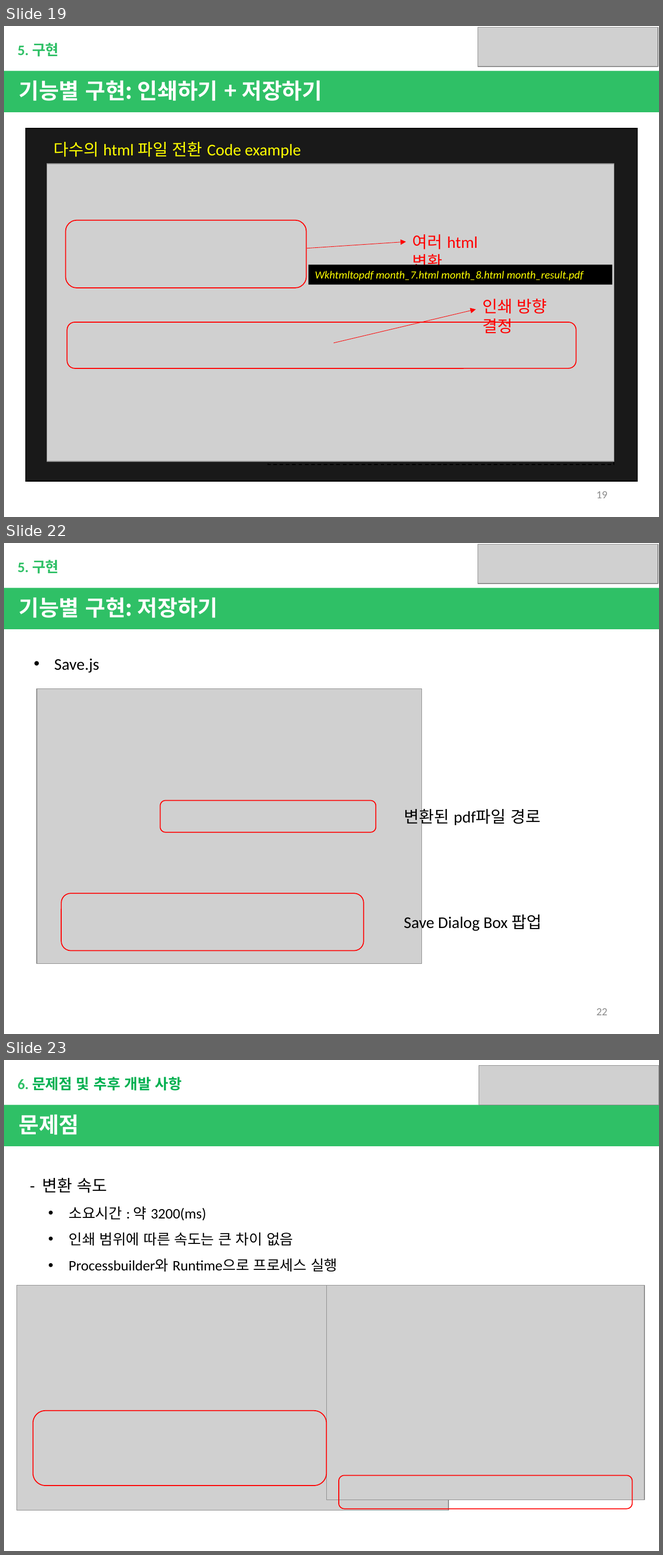
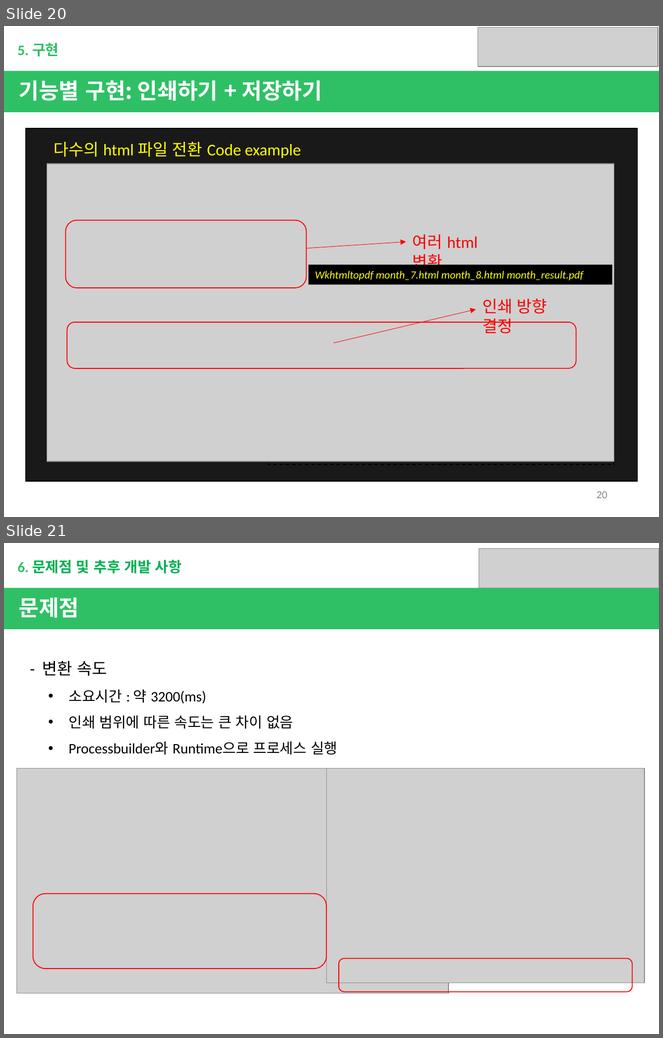
Before and after one commit to lwoody/HtmltoPdf, a slide deck: prototype.pptx. Shown one above the other, each under a label of ours: slides 19, 22 and 23 before the commit, slides 20 and 21 after it; the slides between them are not shown. The pictures are 663x1555 and 663x1038 pixels, drawn with LibreOffice and Linux fonts; fonts in the diff are those of the drawing; grey boxes stand for pictures. Boxes give left, top, right and bottom in pixels: in the first picture for what was removed or moved away, otherwise in the second. Text is boxed around its words. In the diff, an @@ line names an element or a change of style, - is before the commit and + after.

```diff
--- a/prototype.pptx
+++ b/prototype.pptx
@@ slide 22 removed at [4, 543, 659, 1034], background #FFFFFF @@
@@ picture removed at [478, 545, 659, 584] @@
@@ text removed at [18, 560, 59, 574] @@
-5. 구현
@@ rectangle removed at [4, 588, 659, 629] @@
@@ text removed at [19, 597, 218, 618] @@
-기능별 구현: 저장하기
@@ text removed at [54, 658, 99, 673] @@
-• Save.js
@@ picture removed at [37, 689, 422, 964] @@
@@ rounded rectangle removed at [160, 800, 375, 833] @@
@@ text removed at [404, 806, 541, 827] @@
-변환된 pdf파일 경로
@@ rounded rectangle removed at [61, 893, 364, 951] @@
@@ text removed at [404, 915, 542, 932] @@
-Save Dialog Box 팝업
@@ page number removed at [597, 1008, 608, 1016] @@
-22
@@ what was slide 19 is now slide 20 @@
@@ page number at [597, 491, 608, 499]: text changed @@
-19
+20
@@ what was slide 23 is now slide 21 @@
```
Also in this commit, not shown: 6 slides changed, 1 other slide removed.
